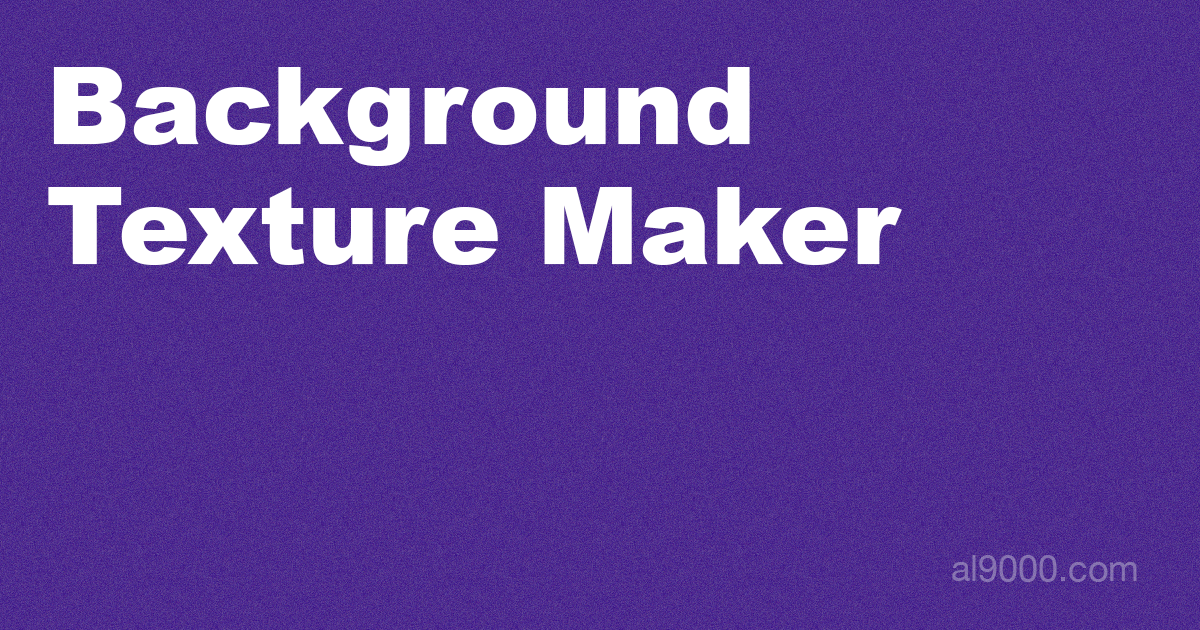
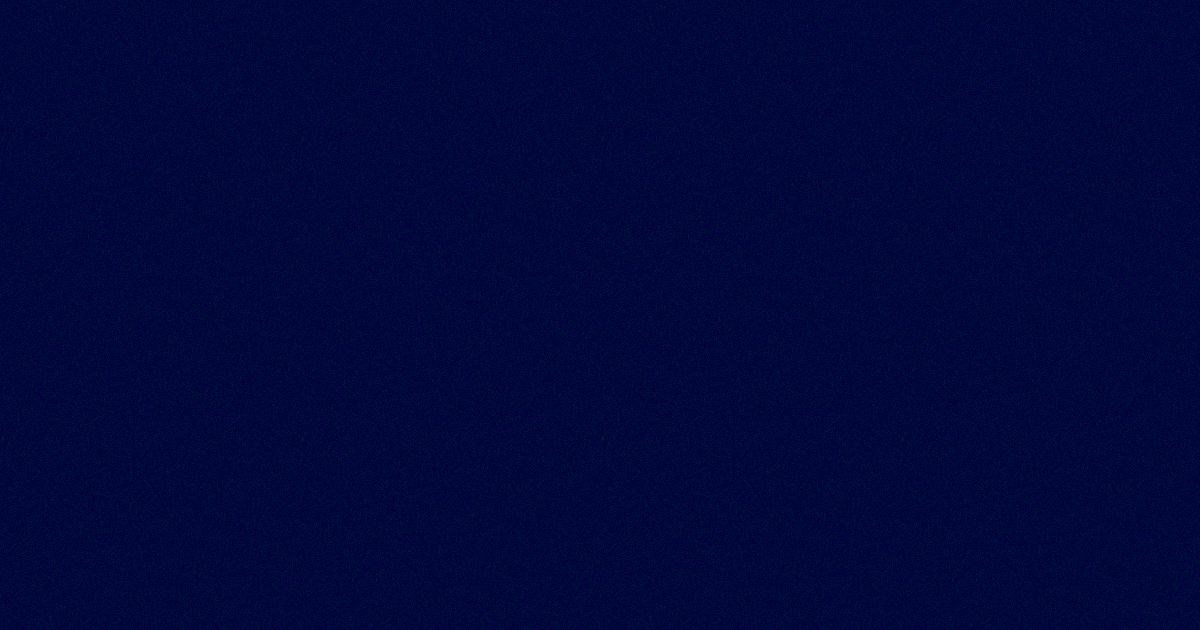
Two versions of the same layered image (1200 × 630). Layer-by-layer changes:
hid "Background Texture Maker" over [48, 67, 902, 265]
hid "al9000.com" over [952, 555, 1137, 582]